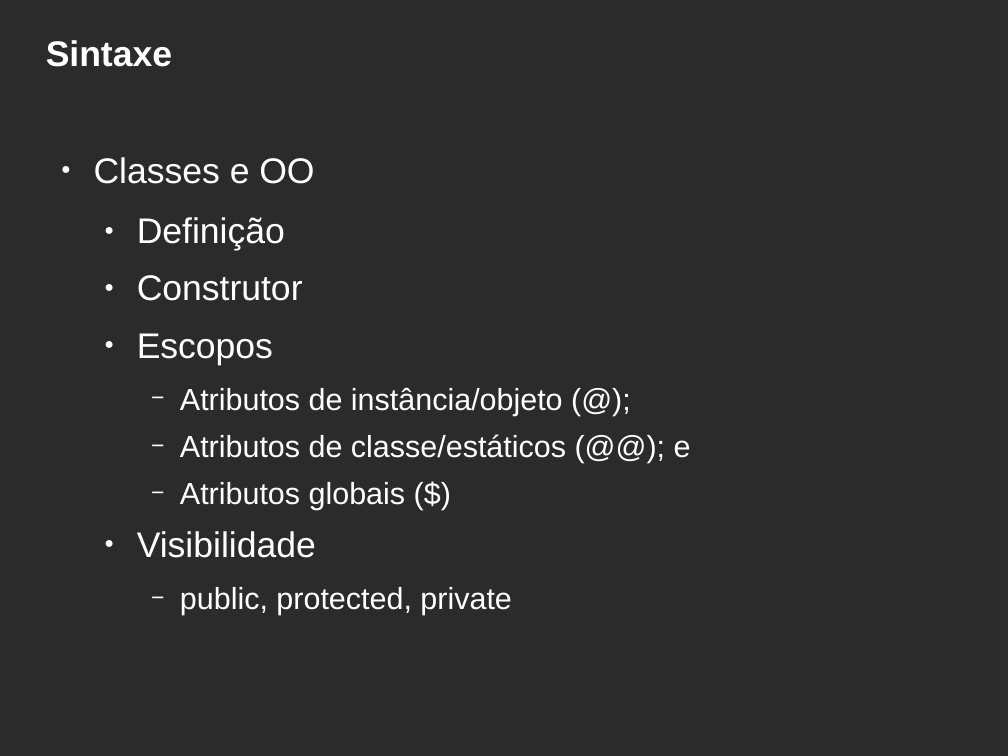
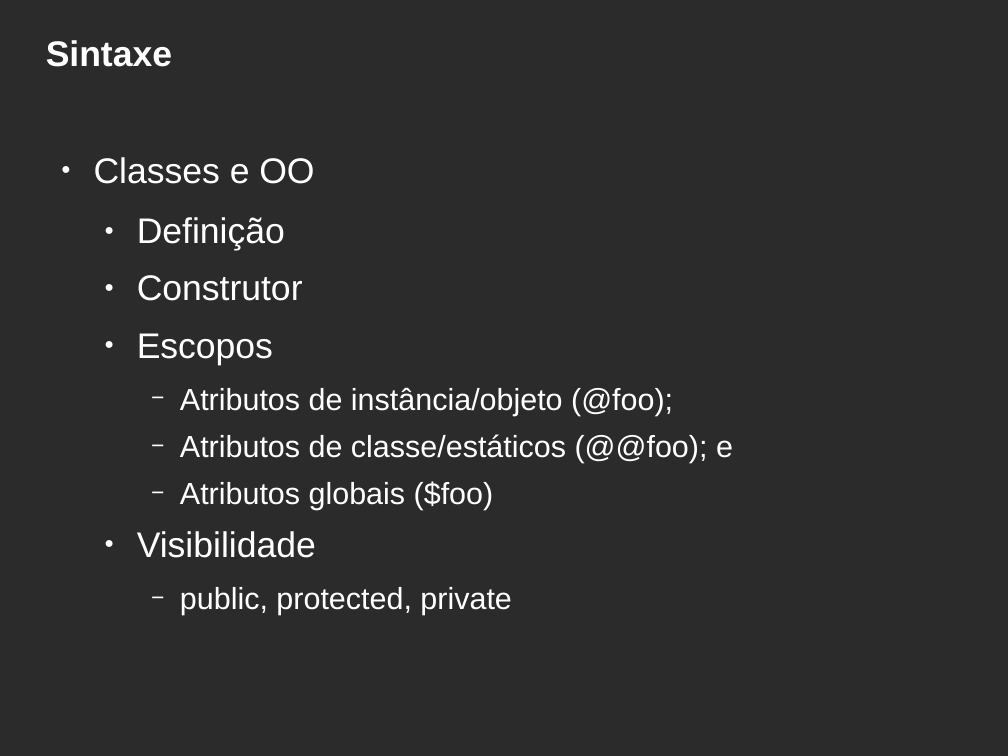
Before and after one commit to hbobenicio/ruby-examples, a slide deck: slide 24 of apresentacao-ruby.odp (slide 22 before the commit). Drawn at 1008x756 pixels with LibreOffice and Linux fonts; fonts in the diff are those of the drawing; background and template pictures are left out; a plain dark background stands for a picture behind light text. Boxes give left, top, right and bottom in pixels: in the first picture for what was removed or moved away, otherwise in the second. Text is boxed around its words. In the diff, an @@ line names an element or a change of style, - is before the commit and + after.

```diff
--- a/apresentacao-ruby.odp
+++ b/apresentacao-ruby.odp
@@ text at <box>180,387,733,510</box>: text changed @@
-    − Atributos de instância/objeto (@);
-    − Atributos de classe/estáticos (@@); e
-    − Atributos globais ($)
+    − Atributos de instância/objeto (@foo);
+    − Atributos de classe/estáticos (@@foo); e
+    − Atributos globais ($foo)
```
Also in this commit, not shown: 8 other slides changed, 2 slides added, 3 other files.
